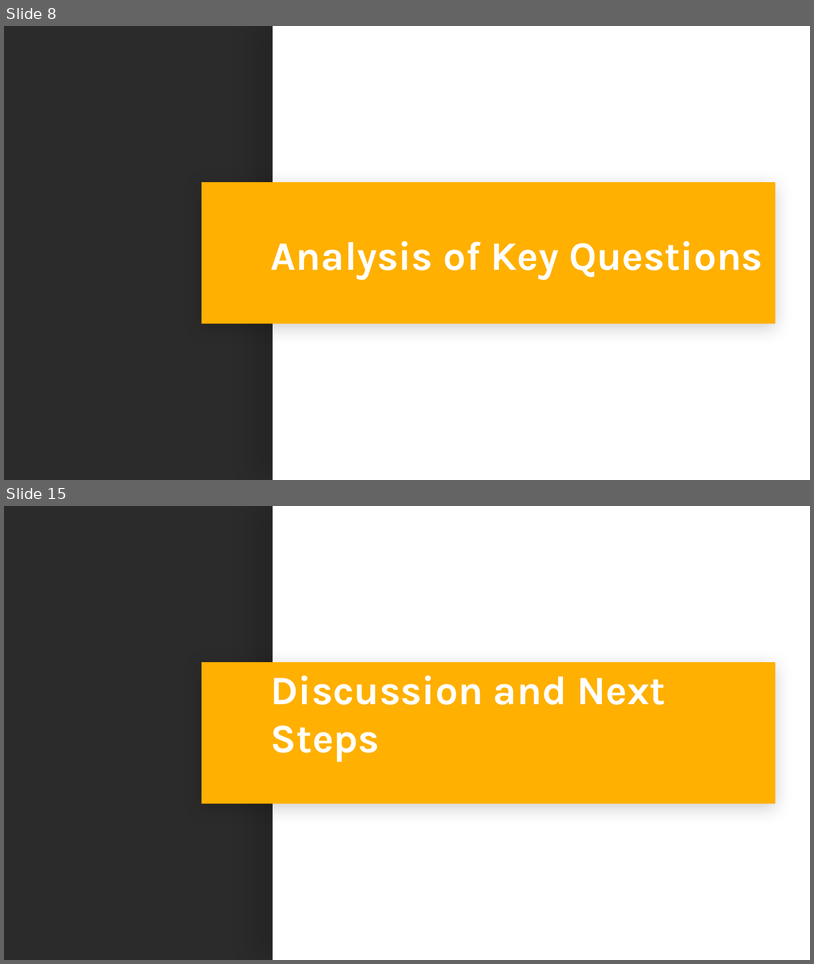
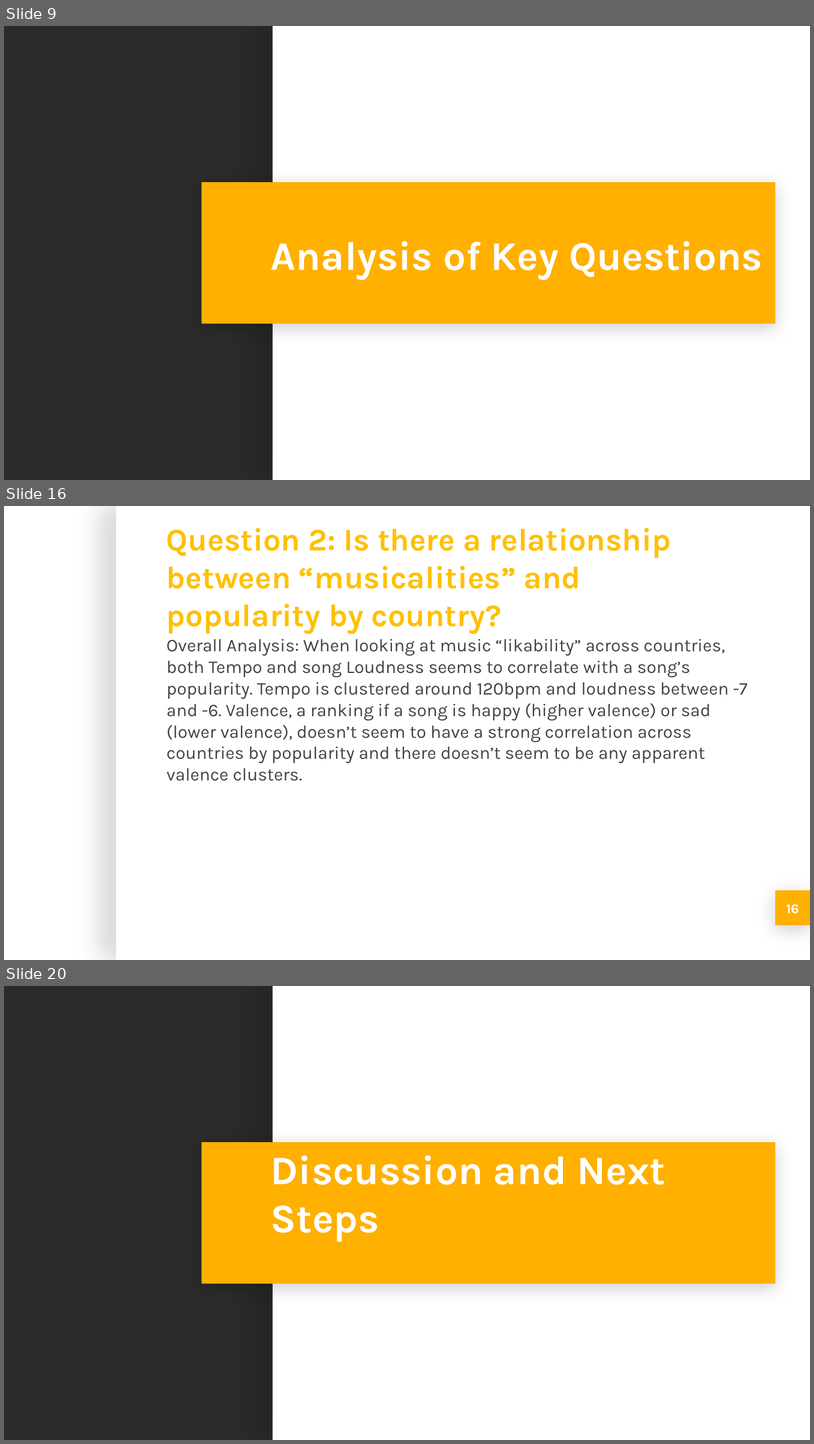
Before and after one commit to michellesimek/project_1, a slide deck: Project 1 PPT.pptx. Shown one above the other, each under a label of ours: slides 8 and 15 before the commit, slides 9, 16 and 20 after it; the slides between them are not shown. The pictures are 814x964 and 814x1444 pixels, drawn with LibreOffice and Linux fonts; fonts in the diff are those of the drawing; background and template pictures are left out; a plain dark background stands for a picture behind light text. Boxes give left, top, right and bottom in pixels: in the first picture for what was removed or moved away, otherwise in the second. Text is boxed around its words. In the diff, an @@ line names an element or a change of style, - is before the commit and + after.

```diff
--- a/Project 1 PPT.pptx
+++ b/Project 1 PPT.pptx
@@ slide 16 added at box(4, 506, 810, 960), background picture (left out) @@
@@ rectangle added at box(116, 506, 810, 959), fill #FFFFFF @@
@@ title added at box(167, 528, 671, 633), 28 pt, text #FFC000, bold @@
+Question 2: Is there a relationship between “musicalities” and popularity by country?
@@ subtitle added at box(167, 639, 748, 781), 16 pt, text #434343 @@
+Overall Analysis: When looking at music “likability” across countries, both Tempo and song Loudness seems to correlate with a song’s popularity. Tempo is clustered around 120bpm and loudness between -7 and -6. Valence, a ranking if a song is happy (higher valence) or sad (lower valence), doesn’t seem to have a strong correlation across countries by popularity and there doesn’t seem to be any apparent valence clusters.
@@ rectangle added at box(776, 890, 810, 925), fill #FFB000 @@
@@ page number added at box(776, 890, 810, 925), fill #FFB000, 12 pt, text #FFFFFF, bold @@
+16
@@ what was slide 8 is now slide 9 @@
@@ what was slide 15 is now slide 20 @@
```
Also in this commit, not shown: 13 slides changed, 4 other slides added.
